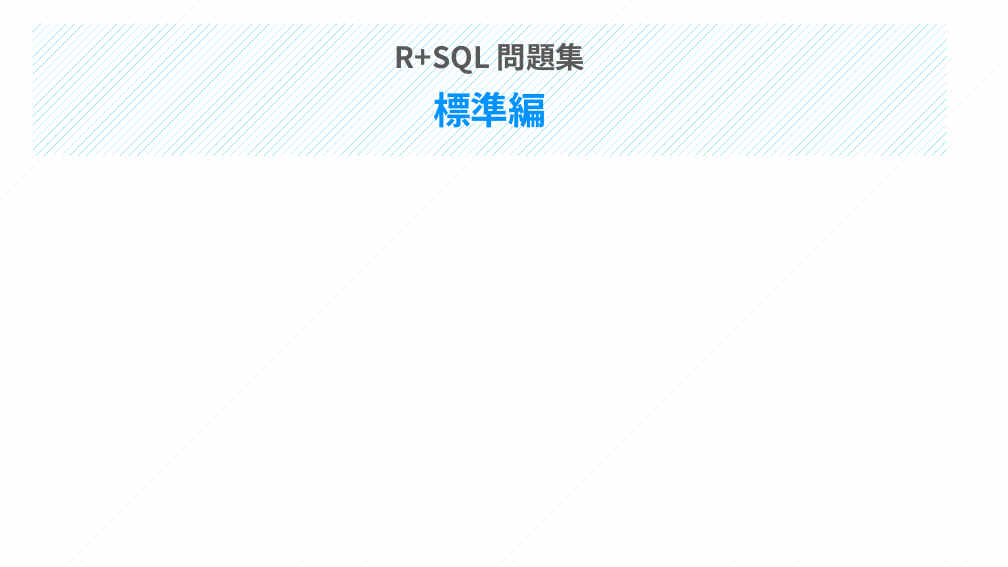
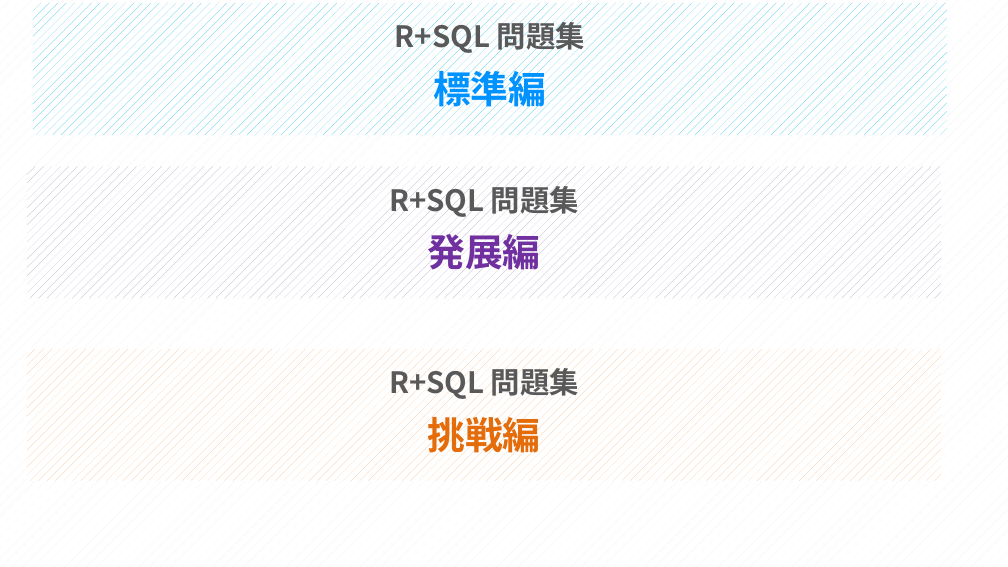
Before and after one commit to 14jcjc/tech-blog-2, a slide deck: slide 1 of memo/100knocks.pptx. Drawn at 1008x567 pixels with LibreOffice and Linux fonts; fonts in the diff are those of the drawing. Boxes give left, top, right and bottom in pixels: in the first picture for what was removed or moved away, otherwise in the second. Text is boxed around its words. In the diff, an @@ line names an element or a change of style, - is before the commit and + after.

```diff
--- a/memo/100knocks.pptx
+++ b/memo/100knocks.pptx
@@ 2 texts, 1 rectangle: place and size @@
-2 texts, 1 rectangle at (33,23,947,156)
+2 texts, 1 rectangle at (33,3,947,135)
@@ rectangle added at (27,166,941,299), fill pattern #B3A2C7 on #FFFFFF @@
@@ text added at (389,181,579,219), 28 pt, text #595959, bold @@
+R+SQL 問題集
@@ text added at (427,234,540,270), 36 pt, text #7030A0, bold @@
+発展編
@@ rectangle added at (27,349,941,481), fill pattern #FAC090 on #FFFFFF @@
@@ text added at (389,364,579,402), 28 pt, text #595959, bold @@
+R+SQL 問題集
@@ text added at (427,410,540,459), 36 pt, text #E46C0A, bold @@
+挑戦編
```
Also in this commit, not shown: 12 other files.
